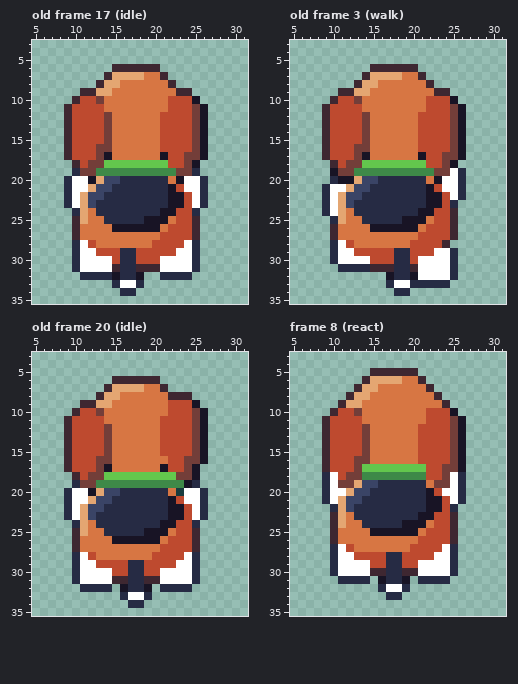
File history of a pixel-art file, art/minis/dog-lady@75.aseprite. The first picture shows the starting point.
36x36 pixels, 24 frames. Shown: old frame 17 (idle): x 5..31, y 3..35; old frame 3 (walk): x 5..31, y 3..35; old frame 20 (idle): x 5..31, y 3..35; frame 8 (react): x 5..31, y 3..35. The commit also changed other frames, which this record leaves out.
After:
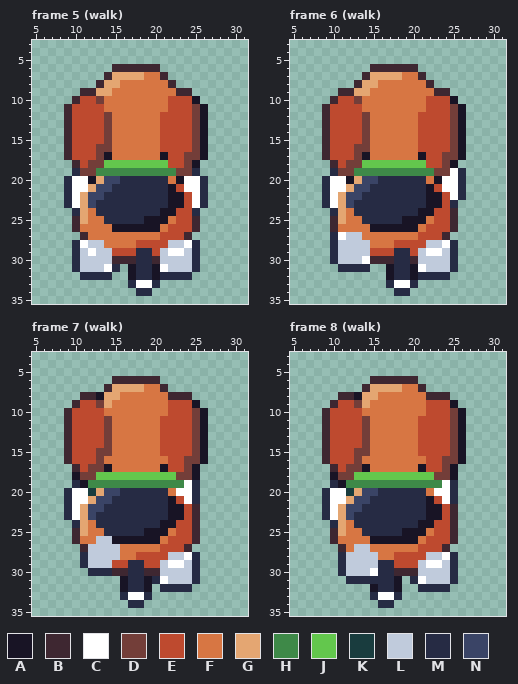
Palette (. is transparent): A #181425  B #3e2731  C #ffffff  D #733e39  E #be4a2f  F #d77643  G #e4a672  H #3e8948  J #63c74d  K #193c3e  L #c0cbdc  M #262b44  N #3a4466
A new or re-ordered frame is compared with the old frame closest to it.
Log entry: Clarify pack dog gait and reaction recovery
Diff:
frames re-ordered
Changed rows in their new state; - is an unchanged pixel.
Frame 5 (walk) against old frame 17 (idle):
first column x 10:
27 .B------------B.
28 --LL----EE--LL--
29 -L-LL-EEMM-LC-L-
30 -LLLLBBBMMBLLLL-
31 -LLL-M.AMMA-LLL-
32 -----..AMMA-----
33 -----..MCCM-----
34 ------..MM------
Frame 6 (walk) against old frame 3 (walk):
first column x 9:
19 -M-
20 MCC
first column x 9:
24 .M---------------
25 -B---------------
27 -MCLL----------B.
28 --LLLL---EE--LLCM
29 --LLLL------LC-L-
30 --LLL-BBB--BLLLL-
31 ------..A--A-LLL-
32 ------------MMMM.
33 ------------....-
Frame 7 (walk) against old frame 20 (idle):
first column x 9:
 8 --BBA-
 9 -BEED-
10 BE--E-
11 -----D
first column x 9:
15 ----D-------------
16 -----F------------
17 .B-D--------------
18 -AD-J-------------
19 --AH-----------C--
20 ---K----------C-M.
21 ----------------M.
22 ----------------B.
23 ----------------B.
24 ----------------B-
26 ----LL------------
27 -.BLLLL--------B.-
28 -.MLLLL--EE--LL---
29 -.MLLL------LC-L--
30 -..MMMBB--BBLLLL--
31 -......A--AM-LLL--
32 --....------------
Frame 8 (walk):
first column x 9:
 5 ------......------
 6 -----.BBBBBB.-----
 7 ----.B-GGG--B.----
 8 --B-A-G------B-B--
 9 -BEEDG-------EEEA-
10 BE--E-----------DA
11 -----D------E-----
first column x 9:
15 ----D-------------
16 -----F------F--D--
17 .B-D-AFFFFFFA---A.
18 .AD-JJJJJJJJJJD-A.
19 .MAHHHHHHHHHHHHCM.
20 ---KG-N------FC-M.
21 --CG-N--------ECM.
22 MC--N-----------B-
23 MC-N--------M-A---
24 -M--M-----MM-A----
25 --G--MMMMM--AF----
26 ------AAAAAAF-----
27 -.BFLL-----F---B.-
28 -.MLLLLFFE---LL---
29 -.MLLLLM-E--L--L--
30 -.MLLLCM-B--LLLL--
31 --.---MM-A.MCLLLM-
32 ------A-MA.-MMMM--
33 ------MCC---------
34 -------MM---------
